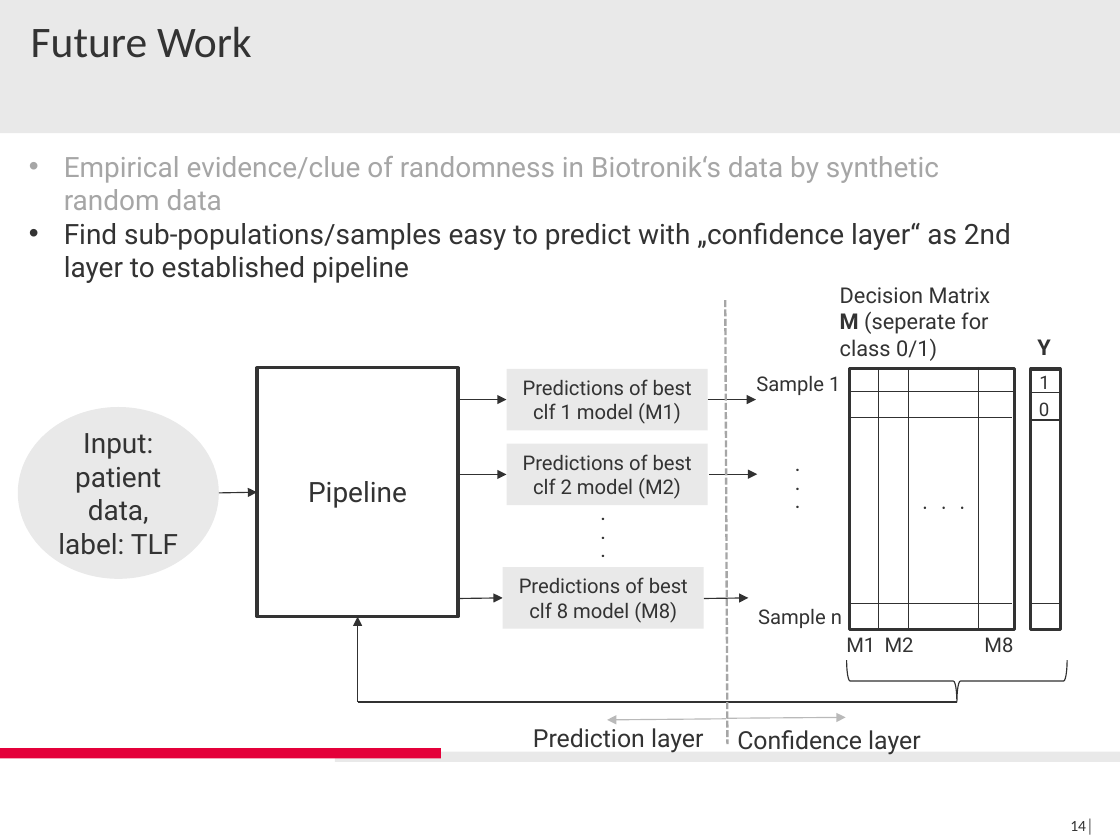
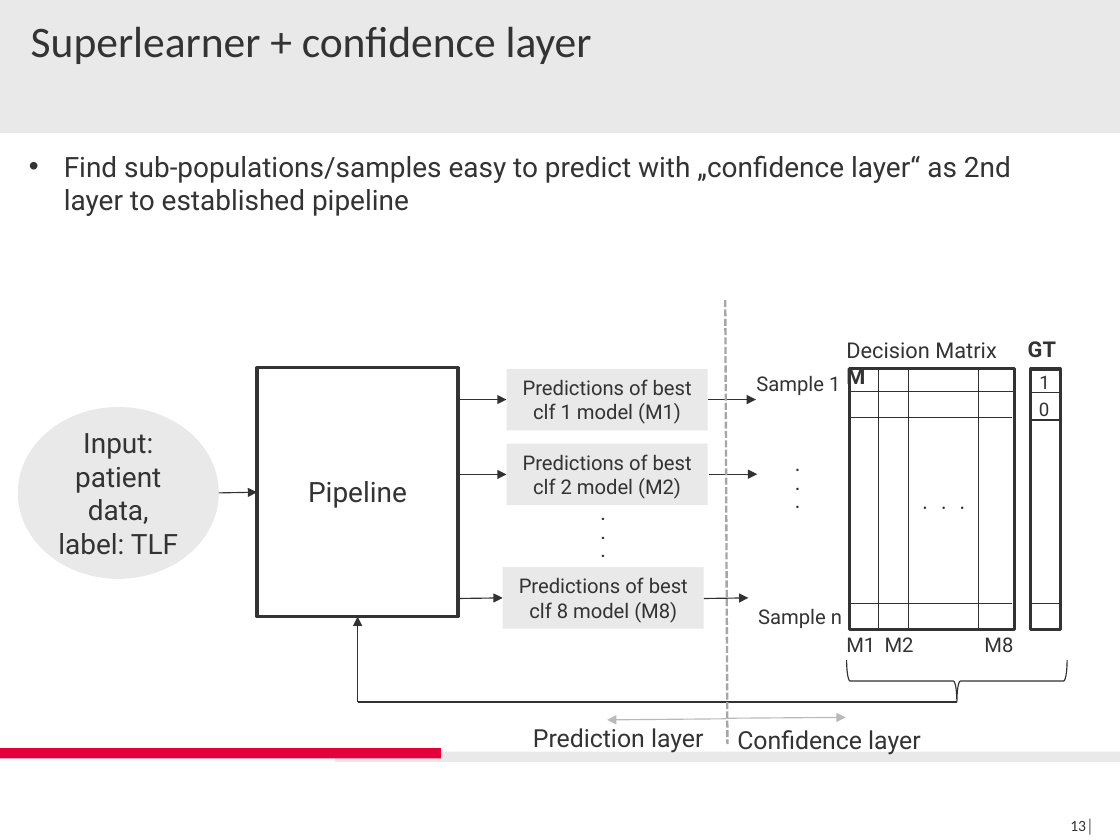
Before and after one commit to IceQueen1996/Masterarbeit, a slide deck: slide 13 of presentations/ProgressReport.pptx (slide 14 before the commit). Drawn at 1120x840 pixels with LibreOffice and Linux fonts; fonts in the diff are those of the drawing; background and template pictures are left out. Boxes give left, top, right and bottom in pixels: in the first picture for what was removed or moved away, otherwise in the second. Text is boxed around its words. In the diff, an @@ line names an element or a change of style, - is before the commit and + after.

```diff
--- a/presentations/ProgressReport.pptx
+++ b/presentations/ProgressReport.pptx
@@ title at bbox=[31, 26, 592, 64]: text changed @@
-Future Work
+Superlearner + confidence layer
@@ text at bbox=[64, 156, 939, 210]: paragraph removed @@
-• Empirical evidence/clue of randomness in Biotronik‘s data by synthetic random data
@@ text at bbox=[846, 342, 997, 391]: text changed @@
-Decision Matrix M (seperate for class 0/1)
+Decision Matrix M
@@ text at bbox=[1028, 341, 1056, 358]: text changed @@
-Y
+GT
@@ page number at bbox=[1070, 818, 1094, 835]: text changed @@
-14│
+13│
```
Also in this commit, not shown: 1 other slide changed, 2 slides added, 1 slide removed.
